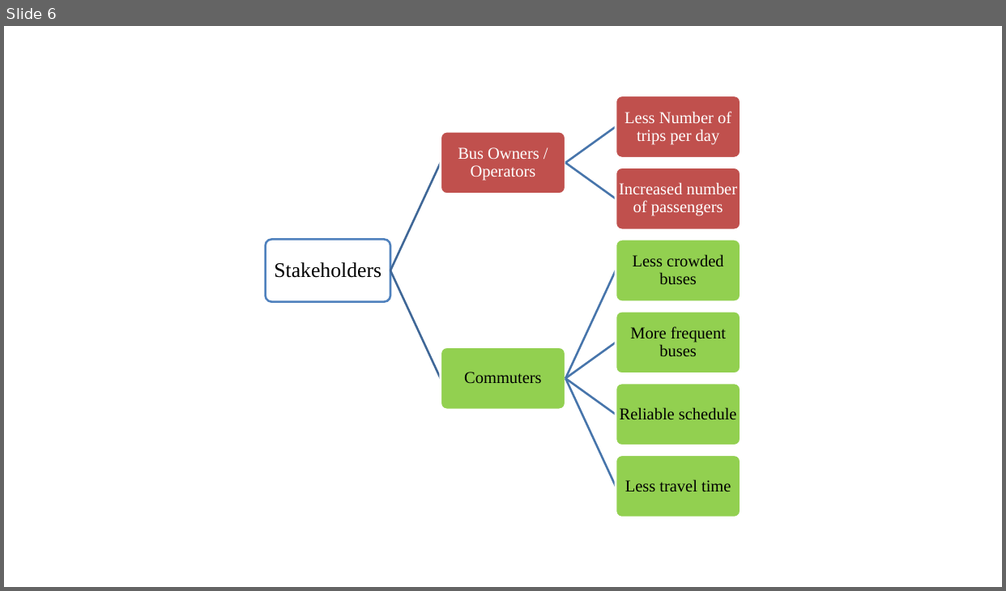
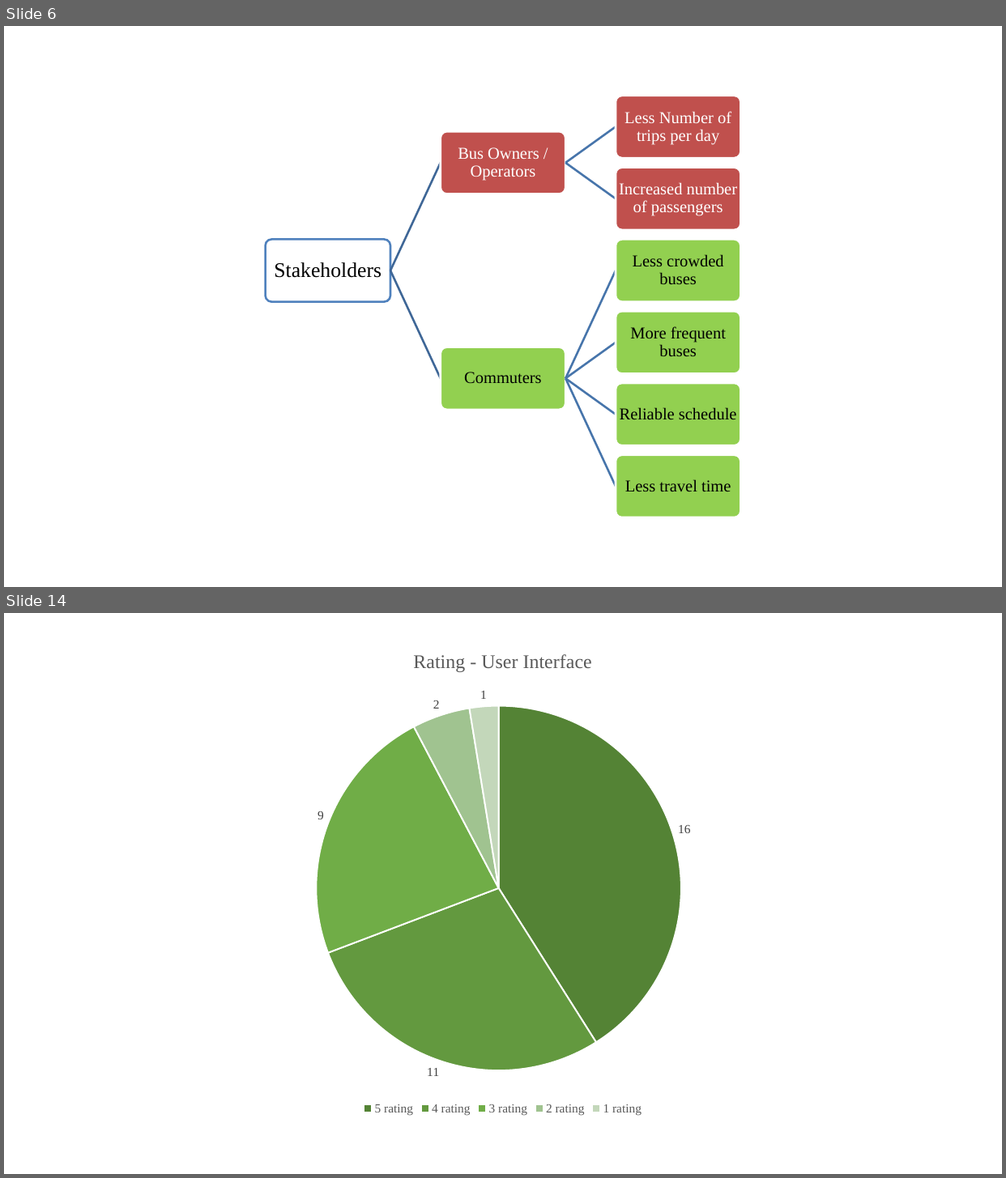
Before and after one commit to afthaj/draftFullReport, a slide deck: figures.pptx. Shown one above the other, each under a label of ours: slide 6 before the commit, slides 6 and 14 after it; the slides between them are not shown. The pictures are 1006x591 and 1006x1178 pixels, drawn with LibreOffice and Linux fonts; fonts in the diff are those of the drawing. Boxes give left, top, right and bottom in pixels: in the first picture for what was removed or moved away, otherwise in the second. Text is boxed around its words. In the diff, an @@ line names an element or a change of style, - is before the commit and + after.

```diff
--- a/figures.pptx
+++ b/figures.pptx
@@ slide 14 added at box(4, 613, 1002, 1174), background #FFFFFF @@
@@ pie chart added at box(73, 632, 934, 1119) @@
+title "Rating - User Interface"
+categories: 5 rating, 4 rating, 3 rating, 2 rating, 1 rating
+Rating - User Interface: 16, 11, 9, 2, 1
```
Also in this commit, not shown: 3 slides changed, 6 other slides added, 35 other files.
